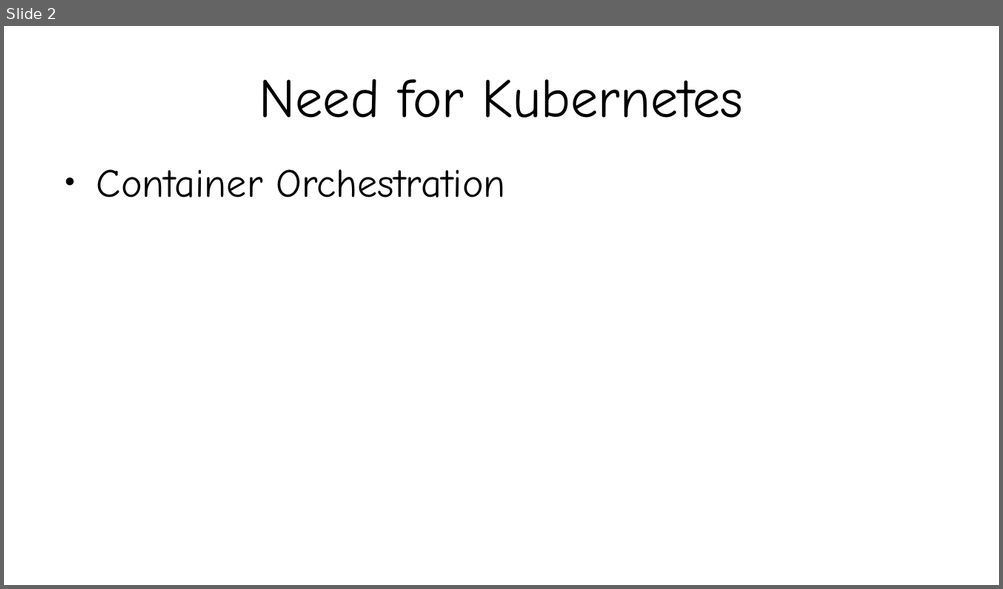
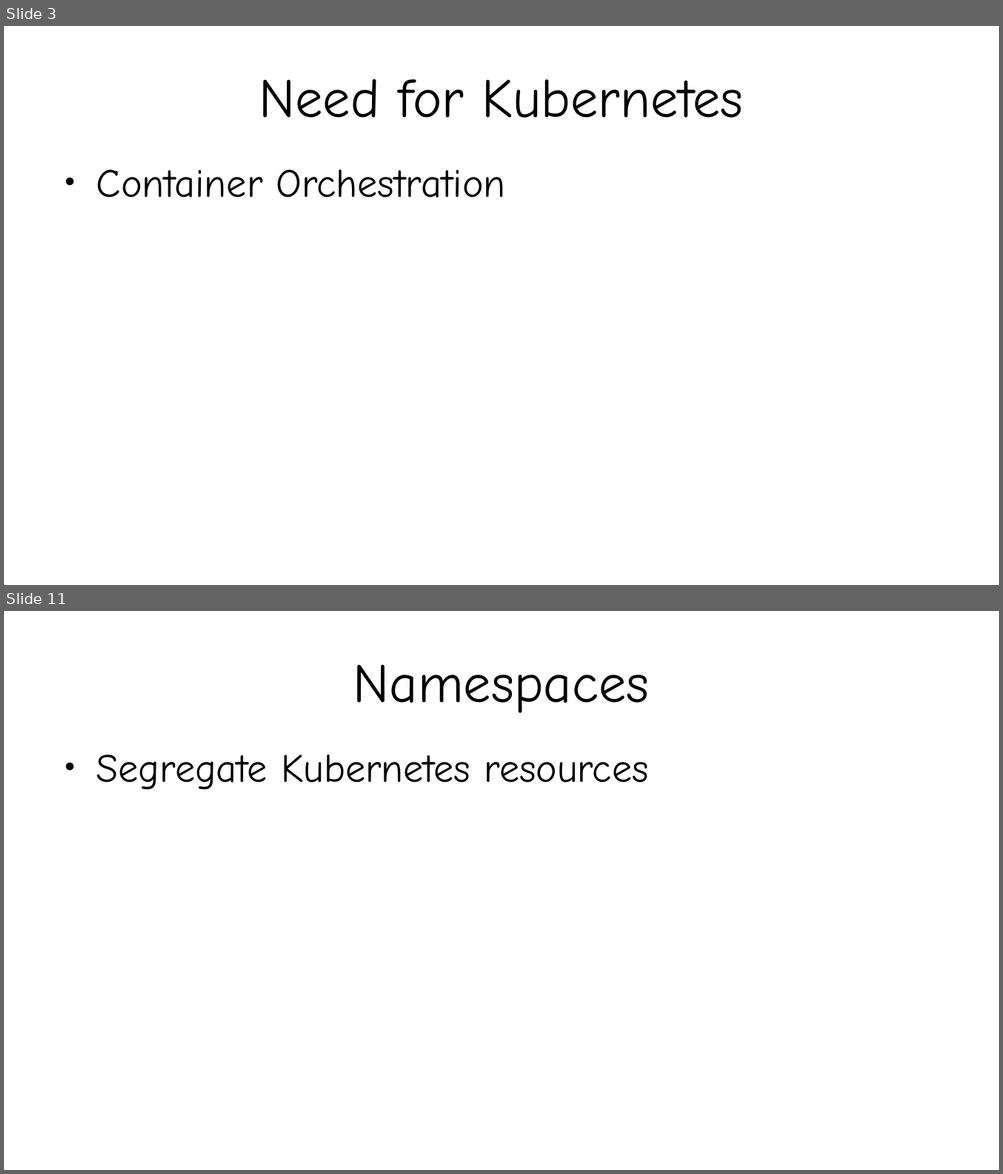
Before and after one commit to kislaykishore/microservices, a slide deck: Kubernetes.odp. Shown one above the other, each under a label of ours: slide 2 before the commit, slides 3 and 11 after it; the slides between them are not shown. The pictures are 1003x589 and 1003x1174 pixels, drawn with LibreOffice and Linux fonts; fonts in the diff are those of the drawing. Boxes give left, top, right and bottom in pixels: in the first picture for what was removed or moved away, otherwise in the second. Text is boxed around its words. In the diff, an @@ line names an element or a change of style, - is before the commit and + after.

Commit message:
Add Kubernetes related yaml files and ppt

```diff
--- a/Kubernetes.odp
+++ b/Kubernetes.odp
@@ slide 11 added at bbox=[4, 611, 999, 1170], background #FFFFFF @@
@@ title added at bbox=[353, 664, 649, 713], 44 pt, text #000000 @@
+Namespaces
@@ text added at bbox=[96, 755, 649, 790], 32 pt, text #000000 @@
+● Segregate Kubernetes resources
@@ what was slide 2 is now slide 3 @@
```
Also in this commit, not shown: 1 slide changed, 7 other slides added, 5 other files.
